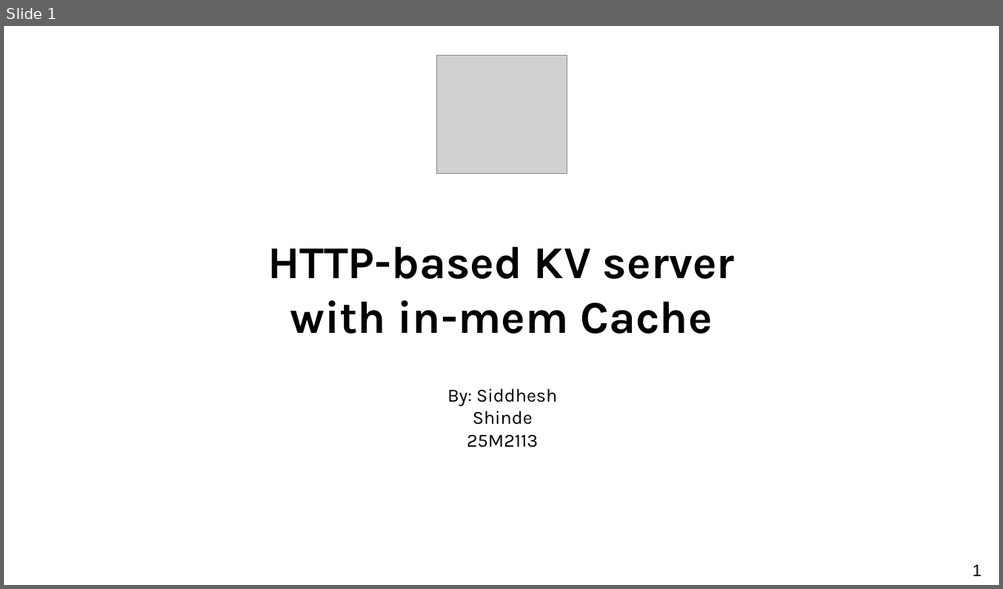
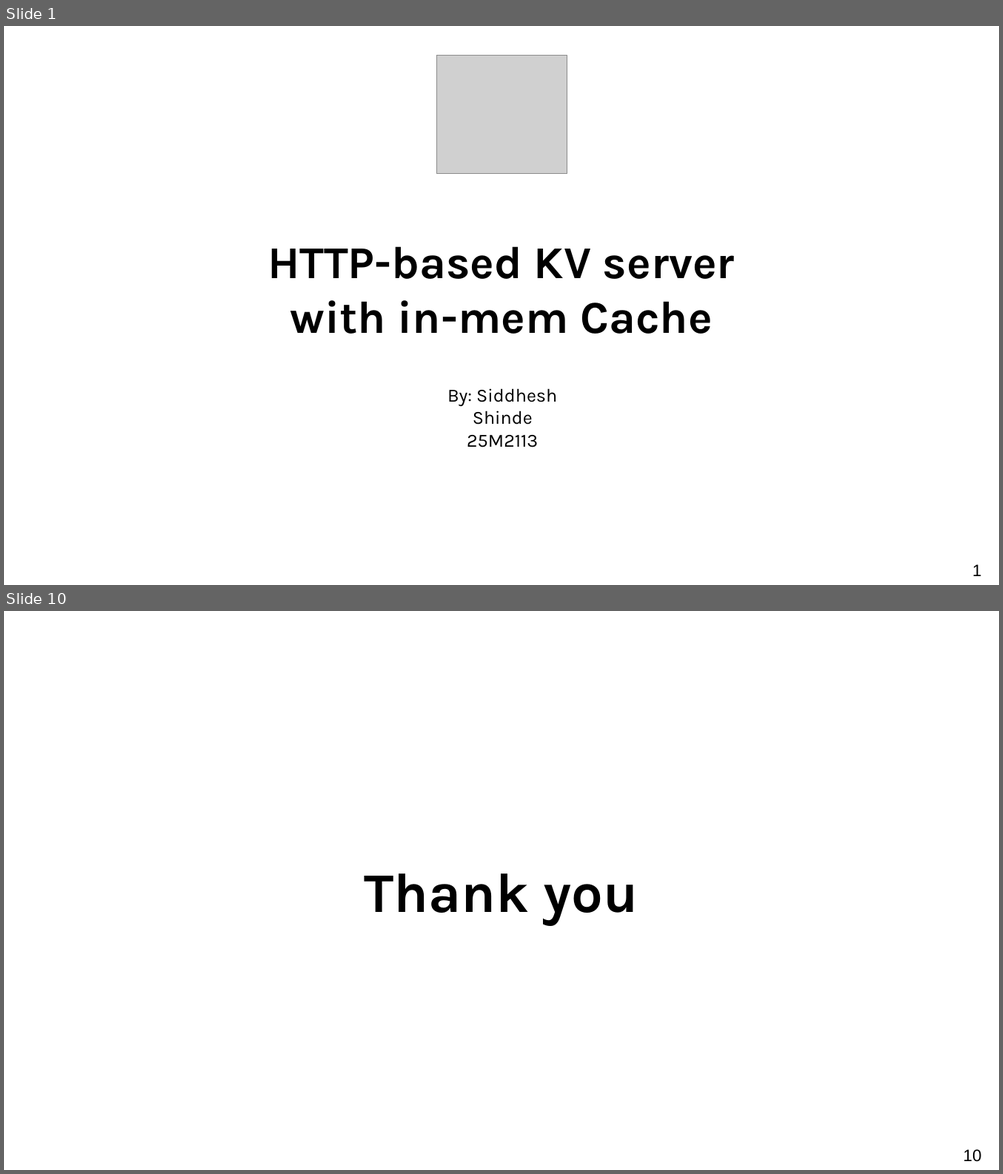
Before and after one commit to s1ddh3sh/CS744-project, a slide deck: 25M2113_project.pptx. Shown one above the other, each under a label of ours: slide 1 before the commit, slides 1 and 10 after it; the slides between them are not shown. The pictures are 1003x589 and 1003x1174 pixels, drawn with LibreOffice and Linux fonts; fonts in the diff are those of the drawing; grey boxes stand for pictures. Boxes give left, top, right and bottom in pixels: in the first picture for what was removed or moved away, otherwise in the second. Text is boxed around its words. In the diff, an @@ line names an element or a change of style, - is before the commit and + after.

```diff
--- a/25M2113_project.pptx
+++ b/25M2113_project.pptx
@@ slide 10 added at [4, 611, 999, 1170], background #FFFFFF @@
@@ text added at [364, 874, 637, 926], 54 pt, text #000000, bold @@
+Thank you
@@ page number added at [963, 1150, 982, 1162], 16 pt, text #000000 @@
+10
```
Also in this commit, not shown: 7 slides changed, 3 other files.
